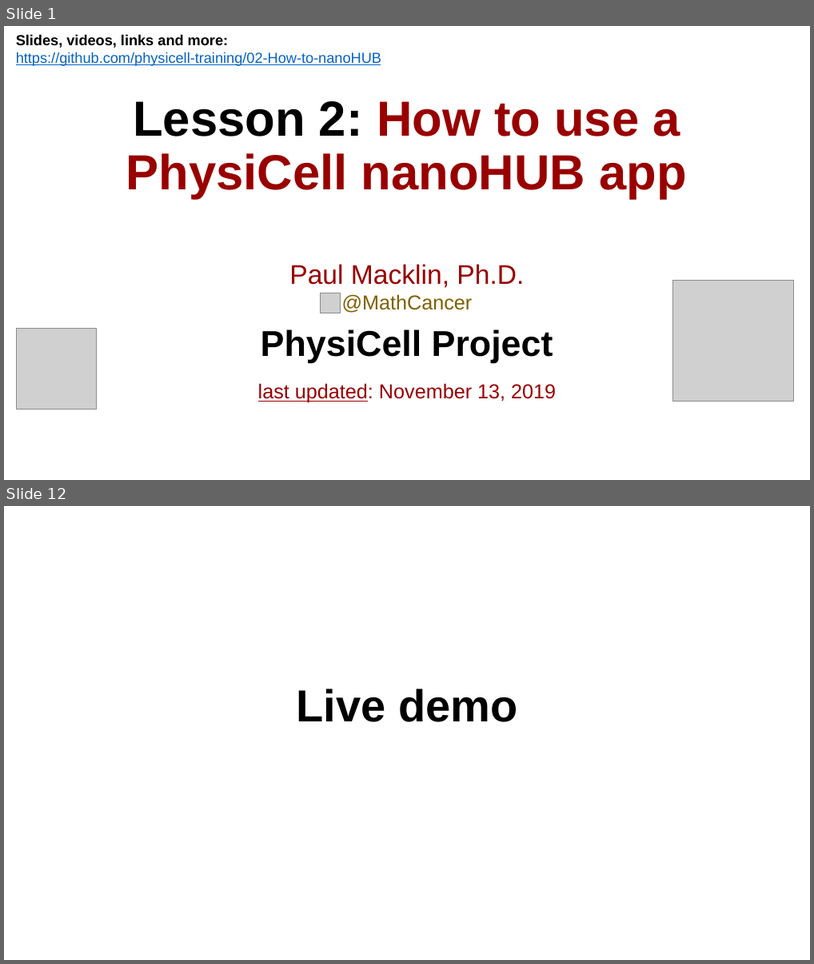
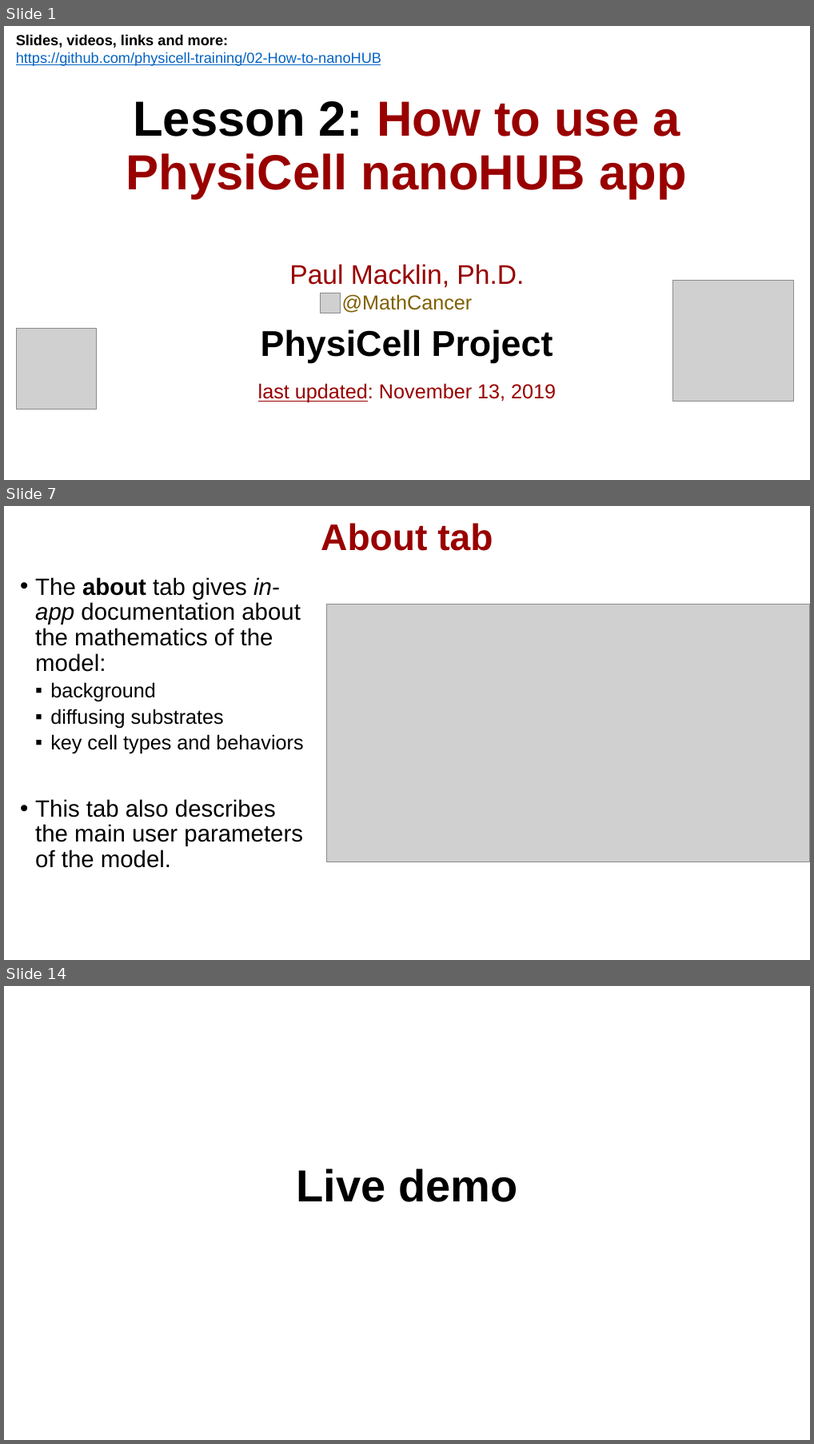
Before and after one commit to physicell-training/02-How-to-nanoHUB, a slide deck: pptx_source/02-How-to-nanoHUB.pptx. Shown one above the other, each under a label of ours: slides 1 and 12 before the commit, slides 1, 7 and 14 after it; the slides between them are not shown. The pictures are 814x964 and 814x1444 pixels, drawn with LibreOffice and Linux fonts; fonts in the diff are those of the drawing; grey boxes stand for pictures; background and template pictures are left out. Boxes give left, top, right and bottom in pixels: in the first picture for what was removed or moved away, otherwise in the second. Text is boxed around its words. In the diff, an @@ line names an element or a change of style, - is before the commit and + after.

```diff
--- a/pptx_source/02-How-to-nanoHUB.pptx
+++ b/pptx_source/02-How-to-nanoHUB.pptx
@@ slide 7 added at [4, 506, 810, 960], background #FFFFFF @@
@@ title added at [321, 523, 493, 551], 33 pt, text #990000, bold @@
+About tab
@@ text added at [35, 577, 303, 868], 21 pt, text #000000 @@
+• The about tab gives in-app documentation about the mathematics of the model:
+  ▪ background
+  ▪ diffusing substrates
+  ▪ key cell types and behaviors
+• This tab also describes the main user parameters of the model.
@@ picture added at [326, 604, 810, 862] @@
@@ what was slide 12 is now slide 14 @@
```
Also in this commit, not shown: 5 slides changed, 6 other slides added, 5 slides removed, 1 other file.
